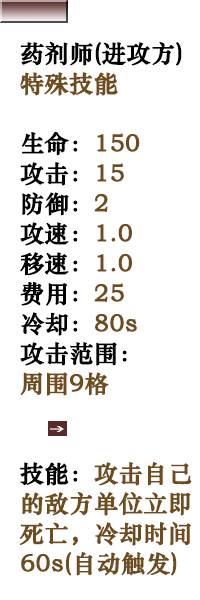
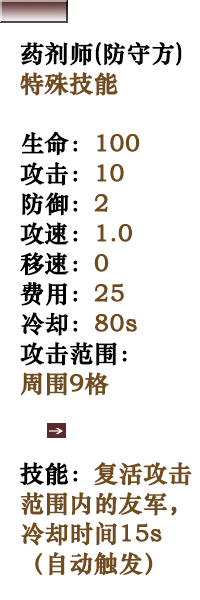
Comparing the layer stacks of the two 200px x 600px images. Changes:
hid group "药剂师-攻方" (13 layers) over [19, 41, 192, 576]
painted on "文字" (4th of 10, in "攻方" › "药剂师-攻方") over [21, 552, 177, 576]
showed group "守方" (60 layers) over [20, 41, 192, 576]
showed group "药剂师-守方" (13 layers) over [20, 41, 192, 576]
painted on "文字" (9th of 10, in "守方" › "药剂师-守方") over [119, 523, 149, 542]
